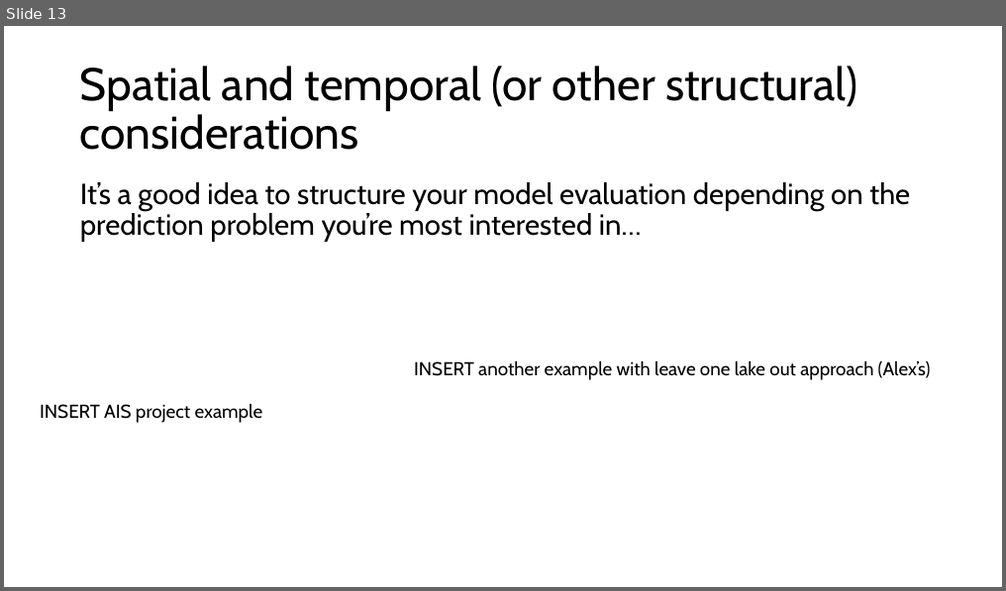
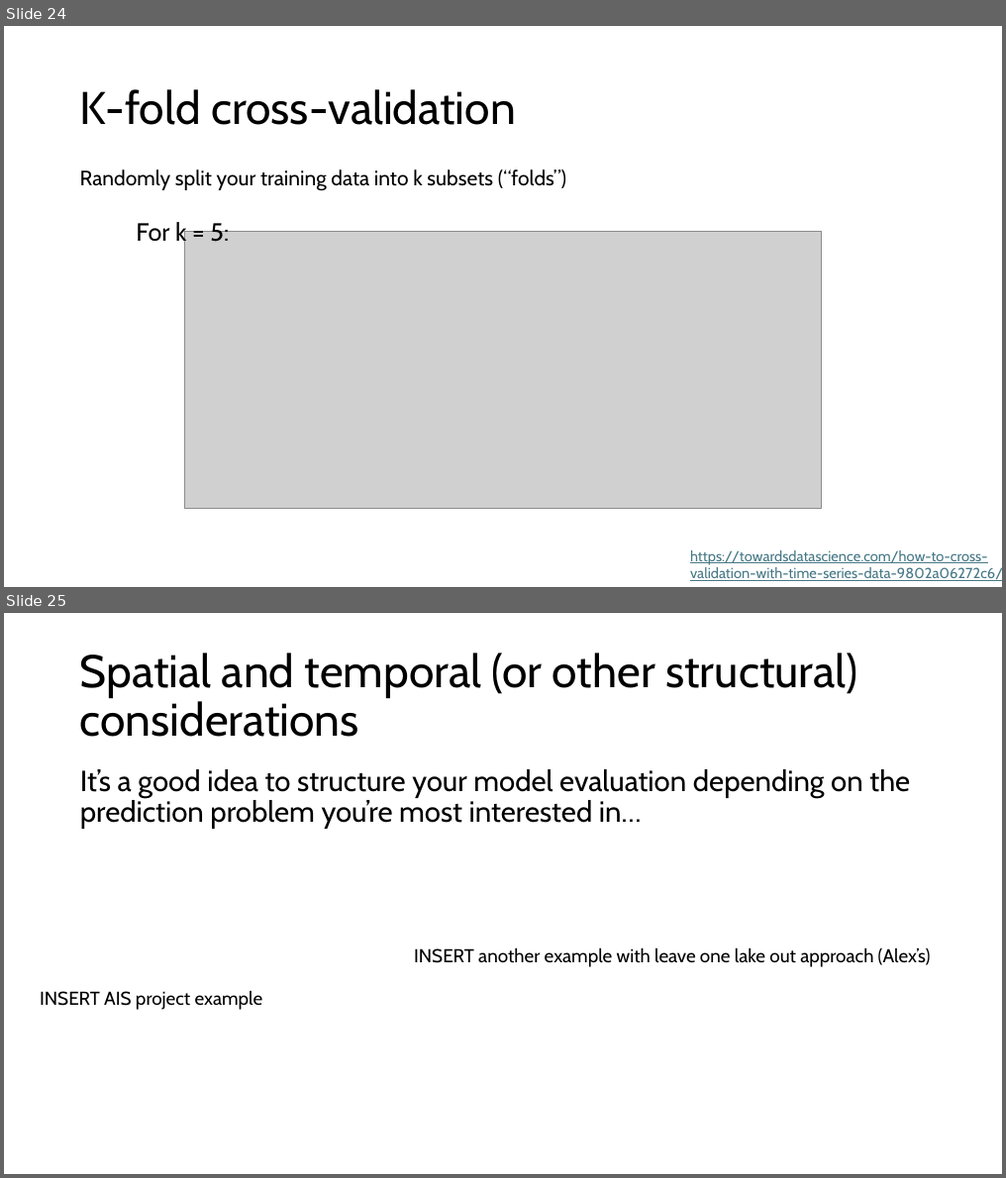
Before and after one commit to grantvagle/ml_methods_workshop, a slide deck: slides/02_model_eval_cv.pptx. Shown one above the other, each under a label of ours: slide 13 before the commit, slides 24 and 25 after it. The pictures are 1006x591 and 1006x1178 pixels, drawn with LibreOffice and Linux fonts; fonts in the diff are those of the drawing; grey boxes stand for pictures. Boxes give left, top, right and bottom in pixels: in the first picture for what was removed or moved away, otherwise in the second. Text is boxed around its words. In the diff, an @@ line names an element or a change of style, - is before the commit and + after.

```diff
--- a/slides/02_model_eval_cv.pptx
+++ b/slides/02_model_eval_cv.pptx
@@ slide 24 added at bbox=[4, 26, 1002, 587], background #FFFFFF @@
@@ title added at bbox=[80, 89, 516, 125], 44 pt, text #000000 @@
+K-fold cross-validation
@@ text added at bbox=[80, 170, 566, 191], 20 pt, text #000000 @@
+Randomly split your training data into k subsets (“folds”)
@@ text added at bbox=[136, 220, 229, 247], 24 pt, text #000000 @@
+For k = 5:
@@ picture added at bbox=[185, 232, 822, 509] @@
@@ text added at bbox=[690, 551, 1002, 581], 14 pt, text #467886, underline @@
+https://towardsdatascience.com/how-to-cross-validation-with-time-series-data-9802a06272c6/
@@ what was slide 13 is now slide 25 @@
```
Also in this commit, not shown: 4 slides changed, 23 other slides added, 3 slides removed.
